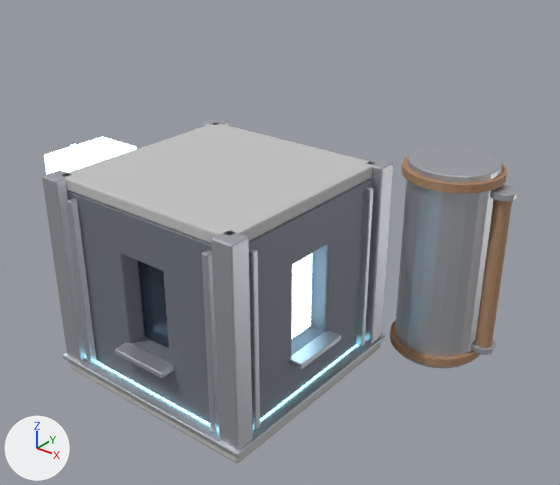
A saved change to the glTF model game/assets/modules/svc_2x2.glb.
Before and after are seen from a 50 mm camera at (4.44, -4.73, 4.41) aimed at (0.38, 0.35, 1.26). Arrows for +X, +Y and +Z are at lower left; the lights stay in place. The first picture is the older version. Where no turn or scale is listed for an object, it has been applied to the vertices. Vertices at exactly the same position are counted once.

In view in the first picture: 'ext_frames', 'ext_lift', 'ext_panes_dark', 'ext_panes_lit', 'ext_svc_pipe', 'ext_svc_pipe_fl1', 'ext_svc_ring2', 'ext_svc_tower', 'ext_wall', 'int_ceiling', 'int_columns', 'int_slab', 'int_slab_edge' and 3 more.
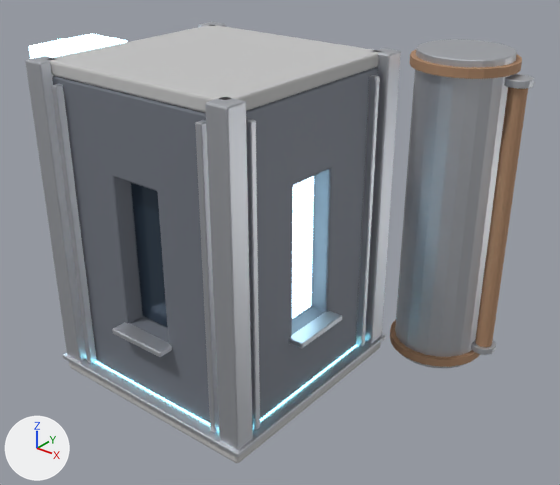
Where the newer file only moved an object's origin or applied its transform, the numbers keep the older frame.

What changed in the scene script:
```text
Change me_int_columns:
    remove me_int_columns.from_pydata(...)  # 224 vertices, 432 faces; spans x -1.1..1.1, y -1.1..1.1, z 0.12..2.0
    add me_int_columns.from_pydata(...)  # 224 vertices, 432 faces; spans x -1.1..1.1, y -1.1..1.1, z 0.12..3.0
    me_int_columns part 1: the whole mesh is scaled about its middle by (1, 1, 1.54), then moved by (0.0, 0.0, 0.5)
Change me_ext_wall:
    remove me_ext_wall.from_pydata(...)  # 280 vertices, 556 faces; spans x -1.0..1.0, y -1.0..1.0, z 0.12..1.88
    add me_ext_wall.from_pydata(...)  # 280 vertices, 556 faces; spans x -1.0..1.0, y -1.0..1.0, z 0.12..2.88
    me_ext_wall part 2: 252 vertices removed from x -1.0..1.0, y -1.0..1.0, z 0.55..1.88; 252 vertices added at x -1.0..1.0, y -1.0..1.0, z 0.76..2.88
Change me_ext_frames:
    remove me_ext_frames.from_pydata(...)  # 672 vertices, 1296 faces; spans x -1.14..1.14, y -1.14..1.14, z 0.17..1.83
    add me_ext_frames.from_pydata(...)  # 672 vertices, 1296 faces; spans x -1.14..1.14, y -1.14..1.14, z 0.17..2.83
    me_ext_frames part 3: the loose piece of 56 vertices spanning x 0.98..1.14, y -0.3..0.3, z 0.52..0.57 is moved by (0.0, 0.0, 0.21)
    me_ext_frames part 4: the loose piece of 56 vertices spanning x -0.3..0.3, y -1.14..-0.98, z 0.52..0.57 is moved by (0.0, 0.0, 0.21)
    me_ext_frames part 5: all 56 vertices in x 0.77..1.07, y -1.07..-0.77, z 1.82..1.83 are moved by (0.0, 0.0, 1.0)
    me_ext_frames part 6: all 56 vertices in x 0.77..1.07, y 0.77..1.07, z 1.82..1.83 are moved by (0.0, 0.0, 1.0)
    me_ext_frames part 7: all 56 vertices in x -1.07..-0.77, y -1.07..-0.77, z 1.82..1.83 are moved by (0.0, 0.0, 1.0)
    other edits to the shape of me_ext_frames do not show in these pictures
Change me_cone:
    remove me_cone.from_pydata(...)  # 144 vertices, 284 faces; spans x -0.42..0.42, y -0.42..0.42, z -1.0..1.0
    add me_cone.from_pydata(...)  # 144 vertices, 284 faces; spans x -0.42..0.42, y -0.42..0.42, z -1.0..2.0
    me_cone part 8: the whole mesh is scaled about its middle by (1, 1, 1.5), then moved by (0.0, 0.0, 0.5)
Change me_cone_003:
    remove me_cone_003.from_pydata(...)  # 32 vertices, 60 faces; spans x -0.08..0.08, y -0.08..0.08, z -0.8..0.8
    add me_cone_003.from_pydata(...)  # 32 vertices, 60 faces; spans x -0.08..0.08, y -0.08..0.08, z -0.8..1.8
    me_cone_003 part 9: the whole mesh is scaled about its middle by (1, 1, 1.62), then moved by (0.0, 0.0, 0.5)
Change me_ext_lift:
    remove me_ext_lift.from_pydata(...)  # 56 vertices, 108 faces; spans x -1.55..-1.05, y -0.75..-0.05, z 0.0..2.0
    add me_ext_lift.from_pydata(...)  # 56 vertices, 108 faces; spans x -1.55..-1.05, y -0.75..-0.05, z 0.0..3.0
    me_ext_lift part 10: the whole mesh is scaled about the mesh origin by (1, 1, 1.5)
Change me_int_ceiling:
    remove me_int_ceiling.from_pydata(...)  # 56 vertices, 108 faces; spans x -1.0..1.0, y -1.0..1.0, z 1.88..2.0
    add me_int_ceiling.from_pydata(...)  # 56 vertices, 108 faces; spans x -1.0..1.0, y -1.0..1.0, z 2.88..3.0
    me_int_ceiling part 11: the whole mesh is moved by (0.0, 0.0, 1.0)
Change ob_ext_svc_ring2:
    ob_ext_svc_ring2.location: (1.5, 1.5, 1.9) -> (1.5, 1.5, 2.9)
Change ob_ext_svc_pipe_fl1:
    ob_ext_svc_pipe_fl1.location: (2.0, 1.5, 1.8) -> (2.0, 1.5, 2.8)
```

Boxes [x1, y1, x2, y2] around the edits, measured in the pictures (560 x 485 px; the box of a moved part takes in the faces that stretch with it):
'ext_wall', reshaped: before [67, 178, 372, 423]; after [52, 67, 378, 423]
'int_ceiling', moved: before [65, 124, 373, 244]; after [49, 25, 380, 113]
'ext_svc_tower', rescaled (14% wider, 47% taller): before [395, 145, 502, 368]; after [395, 39, 517, 368]
'int_columns', moved, rescaled (7% wider, 29% taller): before [42, 118, 393, 450]; after [25, 22, 401, 450]
'ext_frames', reshaped: before [66, 186, 373, 433]; after [51, 75, 380, 433]
'ext_svc_pipe', moved, rescaled (42% wider, 75% taller): before [475, 199, 512, 347]; after [475, 87, 528, 347]
'ext_lift', rescaled: before [44, 136, 136, 175]; after [29, 34, 127, 59]
'ext_svc_ring2', moved: before [402, 156, 507, 194]; after [409, 50, 522, 79]
'ext_svc_pipe_fl1', moved: before [490, 185, 518, 202]; after [504, 74, 534, 89]
part 3 of me_ext_frames, moved or reshaped: before [289, 330, 341, 369]; after [289, 311, 342, 348]
part 4 of me_ext_frames, moved or reshaped: before [115, 343, 174, 378]; after [112, 322, 172, 357]
part 5 of me_ext_frames, moved or reshaped: before [202, 248, 260, 433]; after [195, 119, 260, 433]
part 6 of me_ext_frames, moved or reshaped: before [356, 186, 373, 346]; after [356, 75, 380, 346]
part 7 of me_ext_frames, moved or reshaped: before [66, 199, 96, 363]; after [51, 84, 96, 363]
